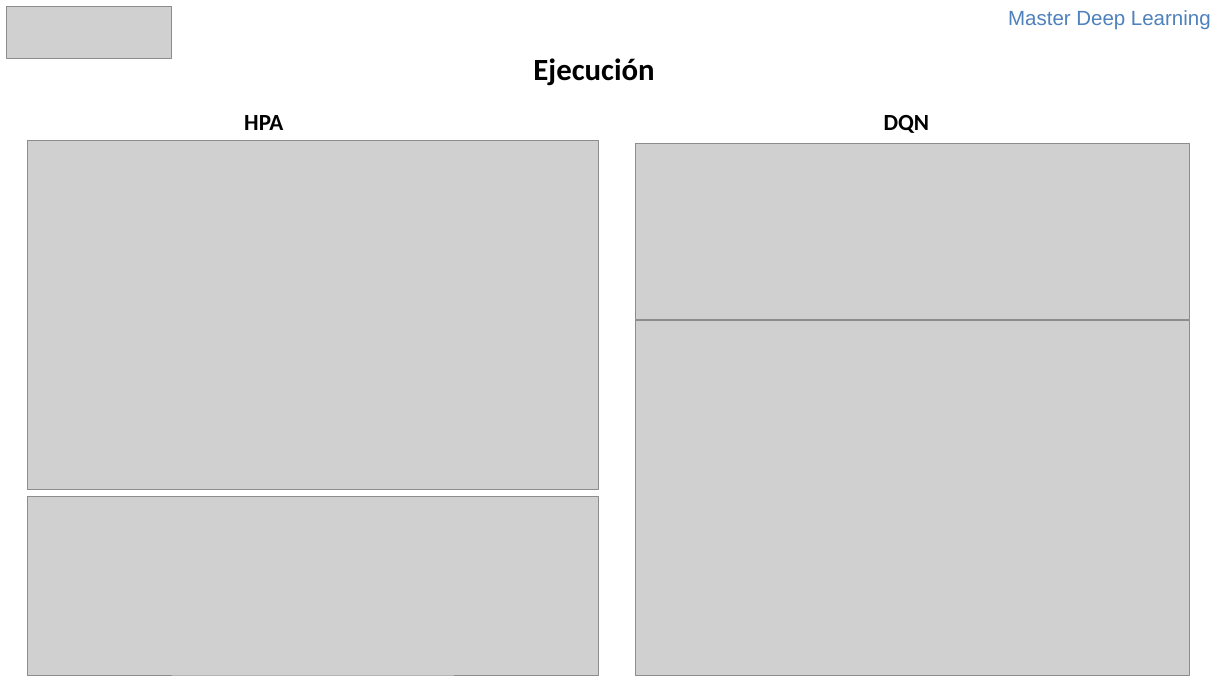
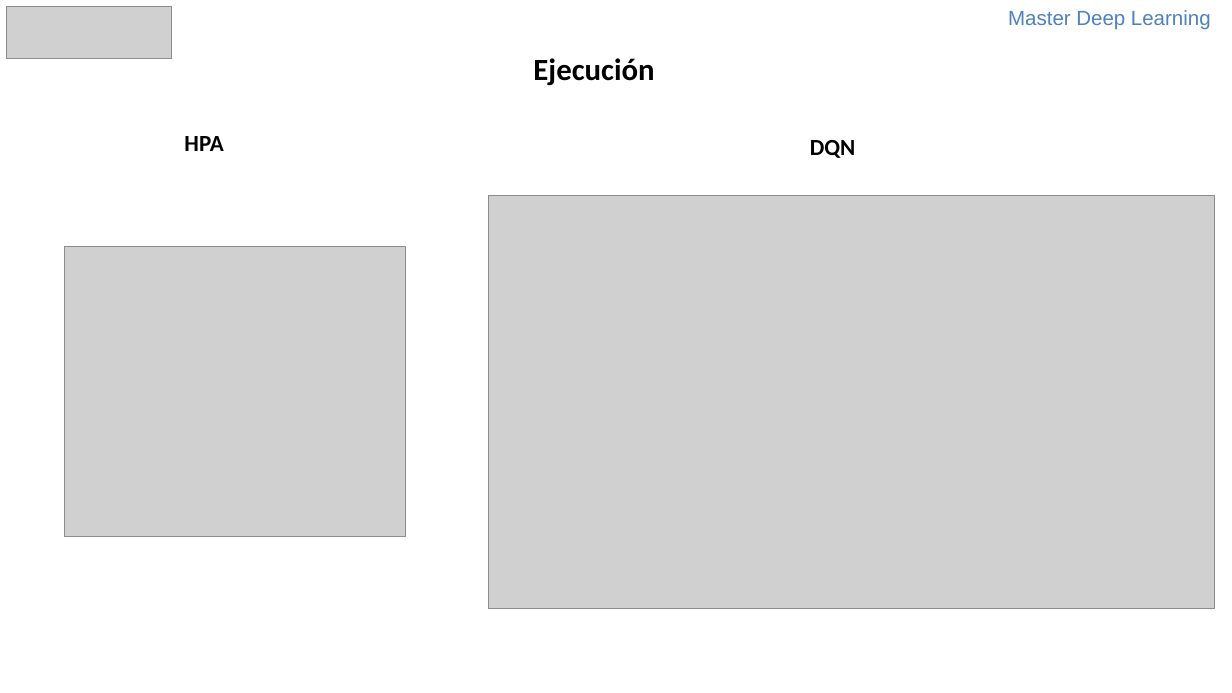
Before and after one commit to mlalandag/HPAwDRL, a slide deck: slide 14 of doc/HpaWithDrl.pptx. Drawn at 1232x693 pixels with LibreOffice and Linux fonts; fonts in the diff are those of the drawing; grey boxes stand for pictures. Boxes give left, top, right and bottom in pixels: in the first picture for what was removed or moved away, otherwise in the second. Text is boxed around its words. In the diff, an @@ line names an element or a change of style, - is before the commit and + after.

```diff
--- a/doc/HpaWithDrl.pptx
+++ b/doc/HpaWithDrl.pptx
@@ picture removed at (27, 140, 598, 490) @@
@@ text "HPA": place and size @@
-text "HPA" at (244, 115, 283, 130)
+text "HPA" at (184, 136, 223, 151)
@@ picture removed at (636, 143, 1190, 319) @@
@@ text "DQN": place and size @@
-text "DQN" at (884, 115, 930, 133)
+text "DQN" at (810, 140, 856, 158)
@@ picture added at (489, 195, 1214, 608) @@
@@ picture added at (65, 247, 406, 538) @@
@@ picture removed at (636, 321, 1190, 676) @@
@@ picture removed at (27, 496, 598, 676) @@
```
Also in this commit, not shown: 1 other slide changed.
